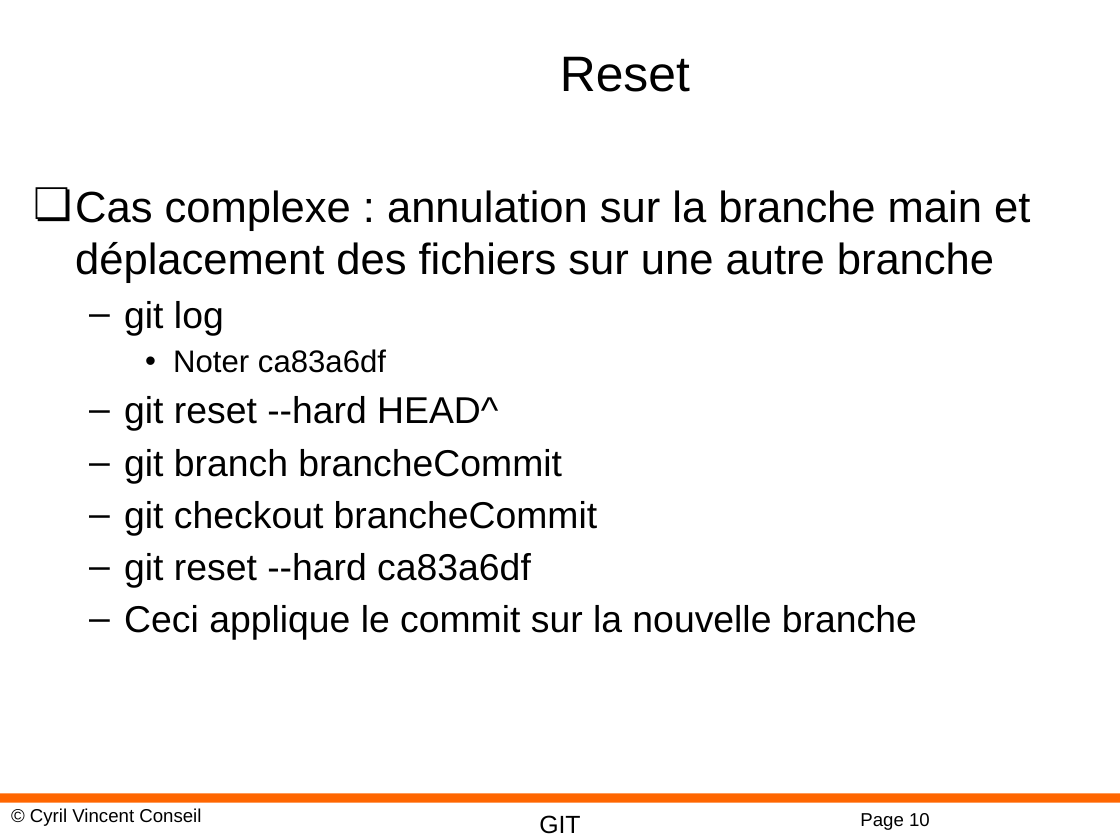
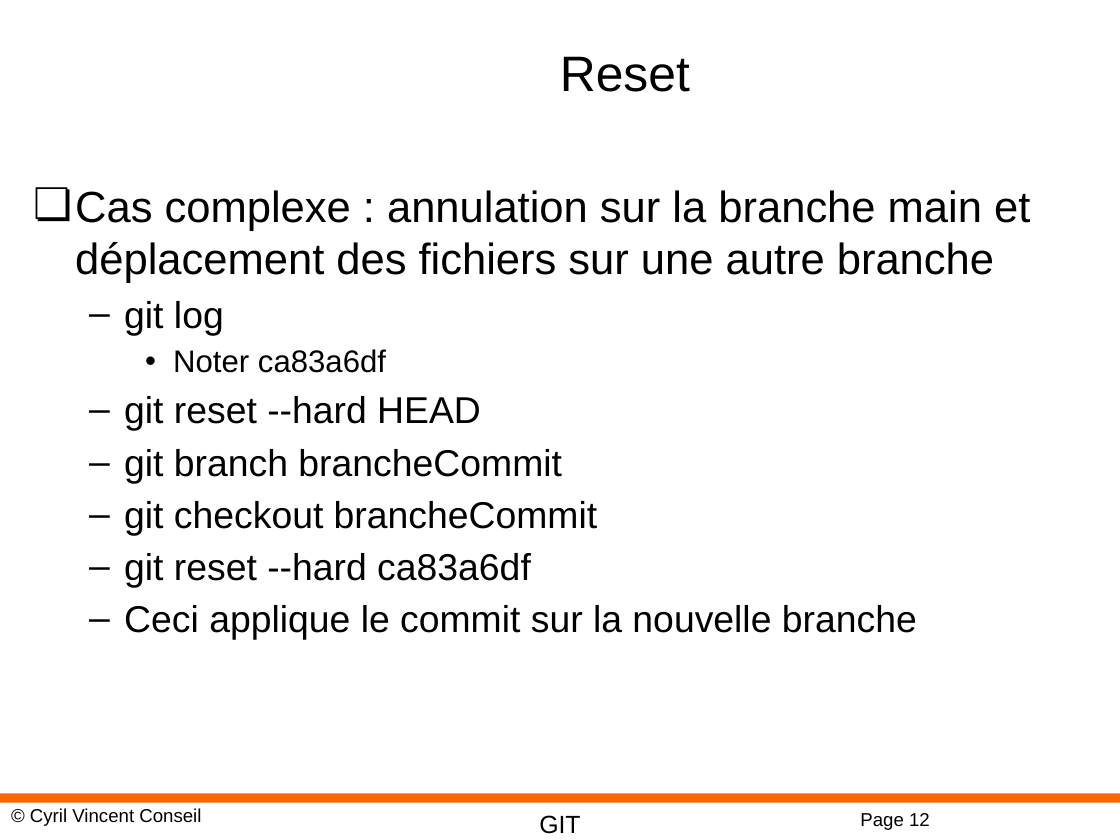
Before and after one commit to cyrilvincent/git, a slide deck: slide 12 of ppt/GIT05-Conflicts.pptx (slide 10 before the commit). Drawn at 1120x840 pixels with LibreOffice and Linux fonts; fonts in the diff are those of the drawing; background and template pictures are left out. Boxes give left, top, right and bottom in pixels: in the first picture for what was removed or moved away, otherwise in the second. Text is boxed around its words. In the diff, an @@ line names an element or a change of style, - is before the commit and + after.

```diff
--- a/ppt/GIT05-Conflicts.pptx
+++ b/ppt/GIT05-Conflicts.pptx
@@ text at (124, 396, 481, 431): text changed @@
-  – git reset --hard HEAD^
+  – git reset --hard HEAD
@@ page number at (860, 813, 930, 830): text changed @@
-Page 10
+Page 12
```
Also in this commit, not shown: 2 other slides changed, 8 slides added, 1 other file.
